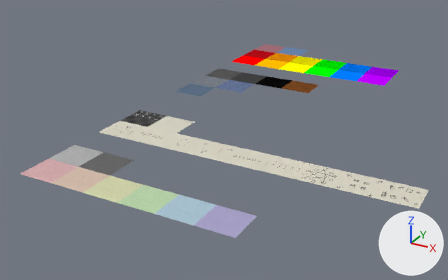
Renders of the Blender file blender_models/Resources.blend from each side of a commit.
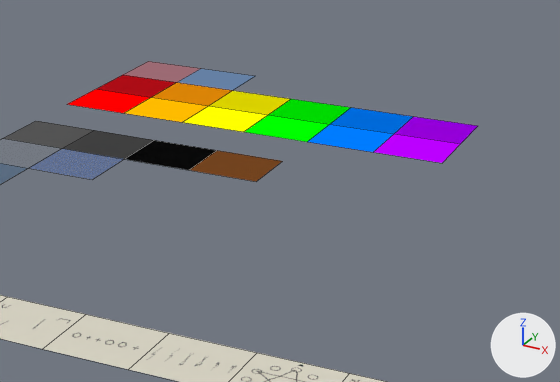
Each version appears first whole from a 50 mm camera at (11.5, -24.07, 6.9) aimed at (3.14, -8.87, -0.69), and next in a close-up on the part from 46% to 97% of the width and 7% to 63% of the height. The lights are fixed; the arrows at lower right show +X, +Y and +Z. The close-ups show mesh edges as thin lines.

The scene before the commit, as lines of its bpy script (objects in view):
```python
ob_plane = bpy.data.objects.new('Plane', me_plane)
ob_plane.location = (1.0, -3.0, 0.0)
ob_plane_002 = bpy.data.objects.new('Plane.002', me_plane_002)
ob_plane_002.location = (3.0, -3.0, 0.0)
ob_plane_003 = bpy.data.objects.new('Plane.003', me_plane_003)
ob_plane_003.location = (4.0, -3.0, 0.0)
ob_plane_004 = bpy.data.objects.new('Plane.004', me_plane_004)
ob_plane_004.location = (5.0, -3.0, 0.0)
ob_plane_005 = bpy.data.objects.new('Plane.005', me_plane_005)
ob_plane_005.location = (6.0, -3.0, 0.0)
ob_plane_034 = bpy.data.objects.new('Plane.034', me_plane_034)
ob_plane_034.location = (4.0, -11.0, 0.0)
# also in view: 'Plane.011' at (5.0, -2.0, 0.0); 'Plane.021' at (1.0, -6.0, 0.0); 'Plane.014' at (2.0, -5.0, 0.0); 'Plane.013' at (1.0, -5.0, 0.0); 'Plane.008' at (2.0, -2.0, 0.0)
```
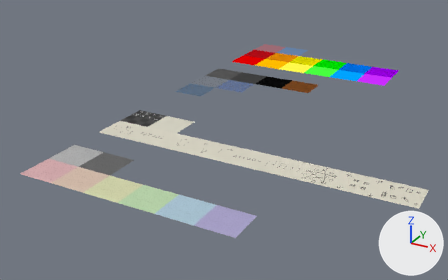
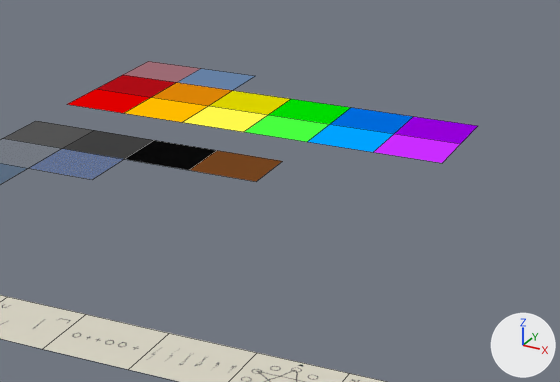
The change, as a diff of the scene's bpy script:
```diff
--- a/blender_models/Resources.blend.py
+++ b/blender_models/Resources.blend.py
@@ mat_red_glow @@
 mat_red_glow.specular_ior_level = 0.0
-mat_red_glow.emission_color = (1.0, 0.0, 0.0)  # red #ff0000
+mat_red_glow.emission_color = (0.736, 0.0, 0.0)  # red #df0000
 mat_red_glow.emission_strength = 1.0
@@ mat_yellow_glow @@
 mat_yellow_glow.specular_ior_level = 0.0
-mat_yellow_glow.emission_color = (1.0, 1.0, 0.0)  # yellow #ffff00
+mat_yellow_glow.emission_color = (1.0, 0.95, 0.07)  # yellow #fff94b
 mat_yellow_glow.emission_strength = 1.0
@@ mat_green_glow @@
 mat_green_glow.specular_ior_level = 0.0
-mat_green_glow.emission_color = (0.0, 1.0, 0.0)  # green #00ff00
+mat_green_glow.emission_color = (0.0638, 1.0, 0.0503)  # green #47ff3f
 mat_green_glow.emission_strength = 1.0
@@ mat_blue_glow @@
 mat_blue_glow.specular_ior_level = 0.0
-mat_blue_glow.emission_color = (0.0, 0.2, 1.0)  # blue #007cff
+mat_blue_glow.emission_color = (0.0, 0.363, 1.0)  # blue #00a2ff
 mat_blue_glow.emission_strength = 1.0
@@ mat_purple_glow @@
 mat_purple_glow.specular_ior_level = 0.0
-mat_purple_glow.emission_color = (0.5, 0.0, 1.0)  # purple #bc00ff
+mat_purple_glow.emission_color = (0.59, 0.0251, 1.0)  # purple #ca2cff
 mat_purple_glow.emission_strength = 1.0
```

What differs and where, as boxes (x1, y1, x2, y2) in the close-ups (560 x 382 px):
'Plane.005', recoloured: (374, 134, 460, 163) in both
'Plane.004', recoloured: (308, 124, 393, 152) in both
'Plane.003', recoloured: (244, 115, 329, 142) in both
'Plane.002', recoloured: (183, 106, 267, 132) in both
'Plane', recoloured: (68, 89, 151, 113) in both
